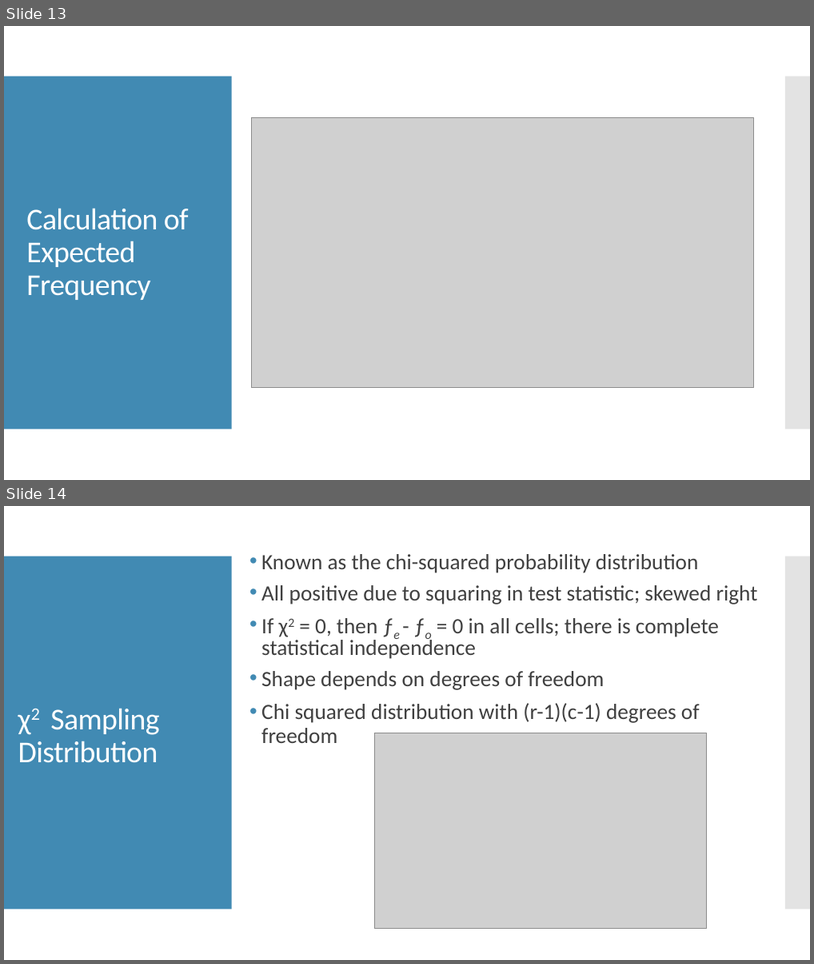
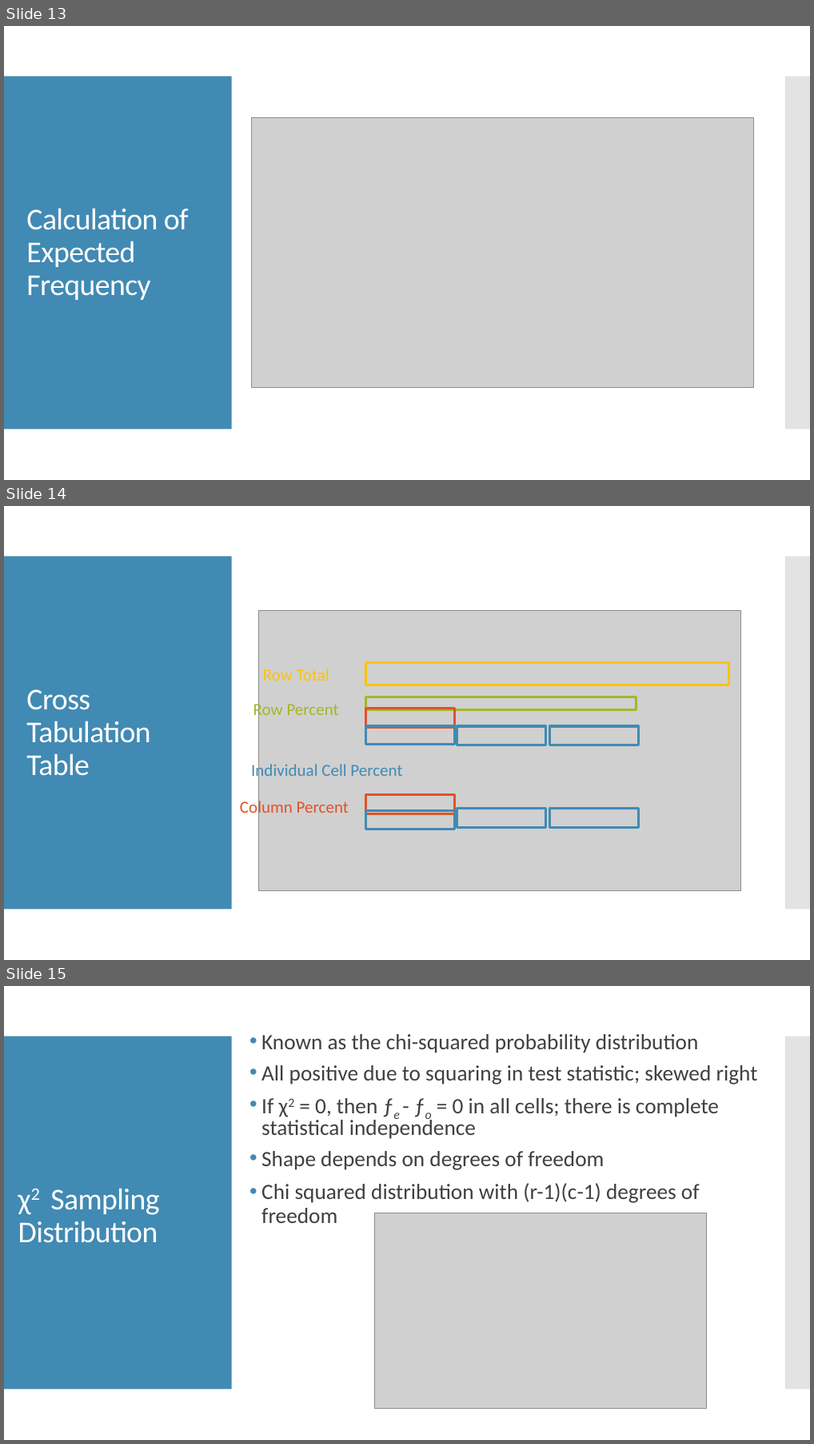
Before and after one commit to mattdemography/EDU_7043, a slide deck: Week_10/Statistical_Tests_Discrete_Variables.pptx. Shown one above the other, each under a label of ours: slides 13 and 14 before the commit, slides 13, 14 and 15 after it. The pictures are 814x964 and 814x1444 pixels, drawn with LibreOffice and Linux fonts; fonts in the diff are those of the drawing; grey boxes stand for pictures. Boxes give left, top, right and bottom in pixels: in the first picture for what was removed or moved away, otherwise in the second. Text is boxed around its words. In the diff, an @@ line names an element or a change of style, - is before the commit and + after.

```diff
--- a/Week_10/Statistical_Tests_Discrete_Variables.pptx
+++ b/Week_10/Statistical_Tests_Discrete_Variables.pptx
@@ slide 14 added at (4,506,810,960), background #FFFFFF; not listed: 2 template elements that a slide beside it also shows @@
@@ picture added at (258,611,741,891) @@
@@ text added at (263,668,330,680), 20 pt, text #FEC306 @@
+Row Total
@@ rectangle added at (366,662,730,684), outline #FEC306 3 pt @@
@@ title added at (26,689,150,776), 36 pt, text #FFFFFF @@
+Cross Tabulation Table
@@ rectangle added at (366,696,637,710), outline #A6B727 3 pt @@
@@ text added at (254,700,339,720), 20 pt, text #A6B727 @@
+Row Percent
@@ rectangle added at (366,708,455,727), outline #DF5327 3 pt @@
@@ rectangle added at (366,725,455,744), outline #418AB3 3 pt @@
@@ rectangle added at (457,726,546,745), outline #418AB3 3 pt @@
@@ rectangle added at (550,726,639,745), outline #418AB3 3 pt @@
@@ text added at (251,761,402,780), 20 pt, text #418AB3 @@
+Individual Cell Percent
@@ text added at (240,799,349,818), 20 pt, text #DF5327 @@
+Column Percent
@@ rectangle added at (366,795,455,813), outline #DF5327 3 pt @@
@@ rectangle added at (366,810,455,829), outline #418AB3 3 pt @@
@@ rectangle added at (457,808,546,828), outline #418AB3 3 pt @@
@@ rectangle added at (550,808,639,828), outline #418AB3 3 pt @@
@@ what was slide 14 is now slide 15 @@
```
Also in this commit, not shown: 1 other file.
